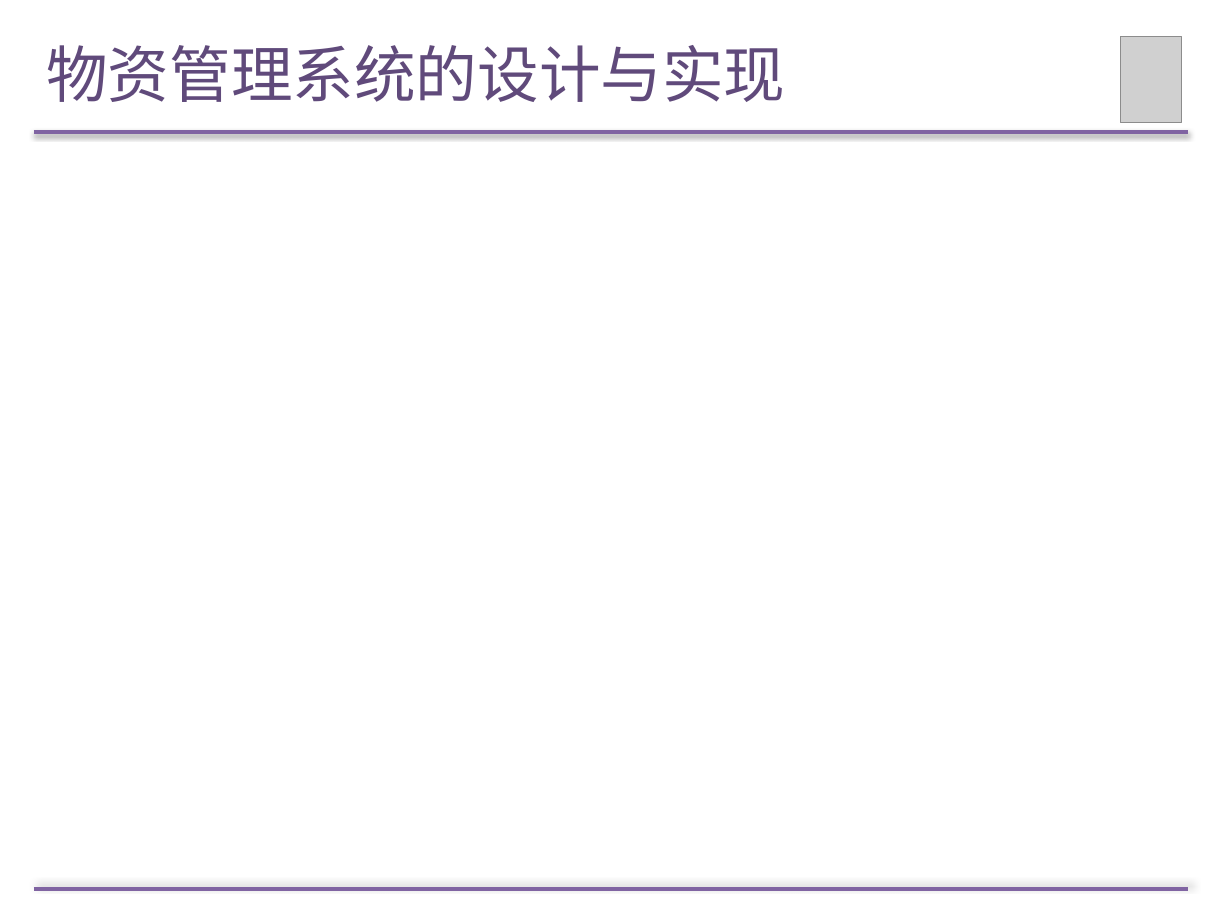
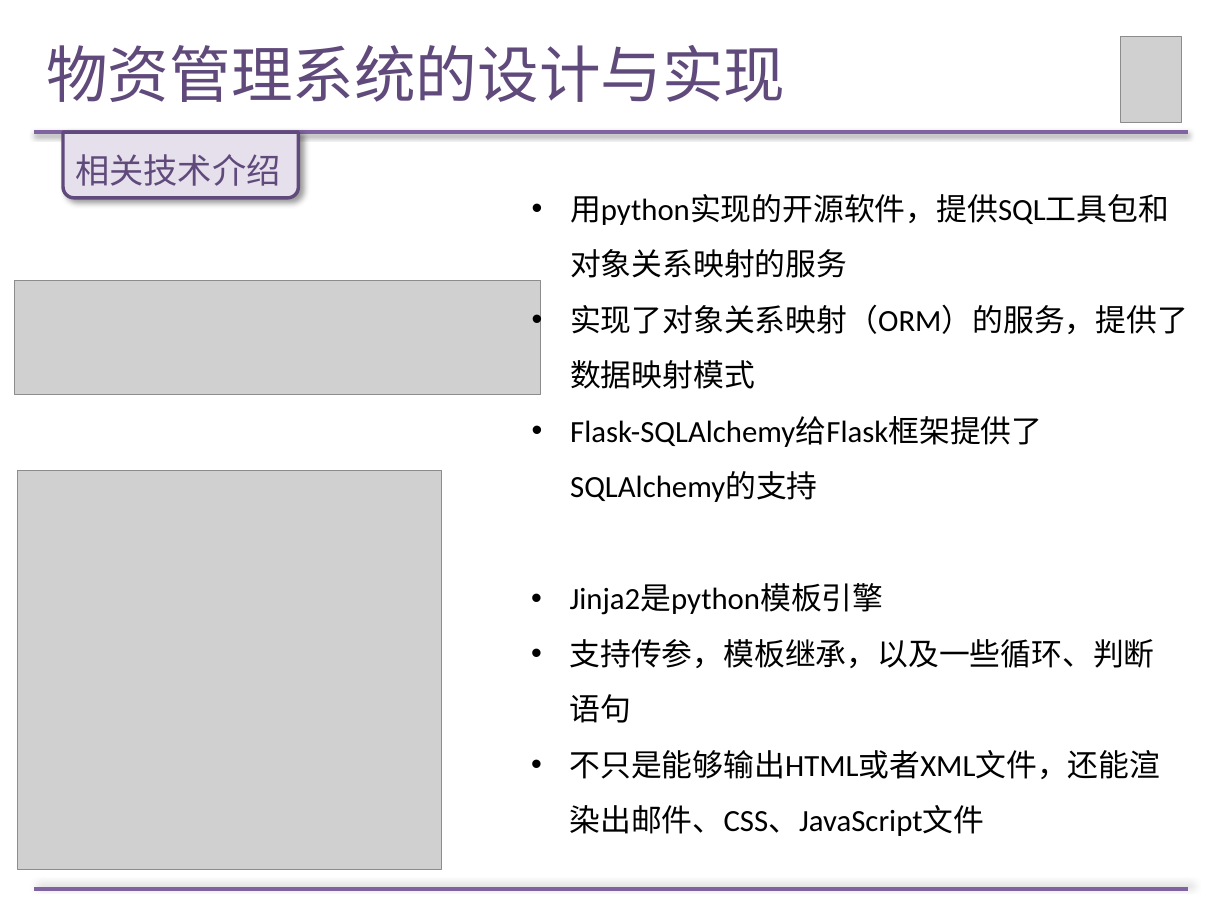
Before and after one commit to Wendy-Wu/LM-paper, a slide deck: slide 7 of 论文答辩PPT.pptx. Drawn at 1232x924 pixels with LibreOffice and Linux fonts; fonts in the diff are those of the drawing; grey boxes stand for pictures. Boxes give left, top, right and bottom in pixels: in the first picture for what was removed or moved away, otherwise in the second. Text is boxed around its words. In the diff, an @@ line names an element or a change of style, - is before the commit and + after.

```diff
--- a/论文答辩PPT.pptx
+++ b/论文答辩PPT.pptx
@@ round same rect added at <box>63,132,298,197</box>, fill #E6E0EC, outline #604A7B 2 pt @@
@@ text added at <box>75,154,281,186</box>, 20 pt, text #604A7B @@
+相关技术介绍
@@ text added at <box>570,194,1188,447</box>, 18 pt, text #000000 @@
+• 用python实现的开源软件，提供SQL工具包和对象关系映射的服务
+• 实现了对象关系映射（ORM）的服务，提供了数据映射模式
+• Flask-SQLAlchemy给Flask框架提供了SQLAlchemy的支持
@@ picture added at <box>15,280,541,394</box> @@
@@ picture added at <box>18,471,442,870</box> @@
@@ text added at <box>570,584,1161,836</box>, 18 pt, text #000000 @@
+• Jinja2是python模板引擎
+• 支持传参，模板继承，以及一些循环、判断语句
+• 不只是能够输出HTML或者XML文件，还能渲染出邮件、CSS、JavaScript文件
```
Also in this commit, not shown: 5 other slides changed.
